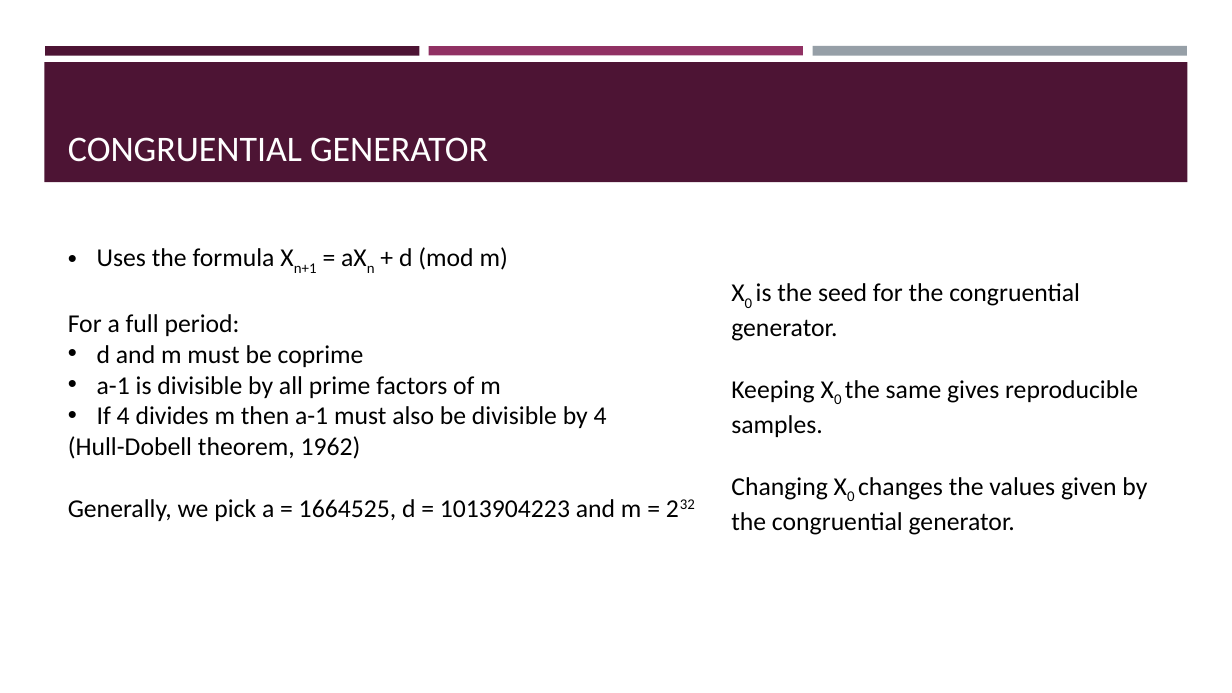
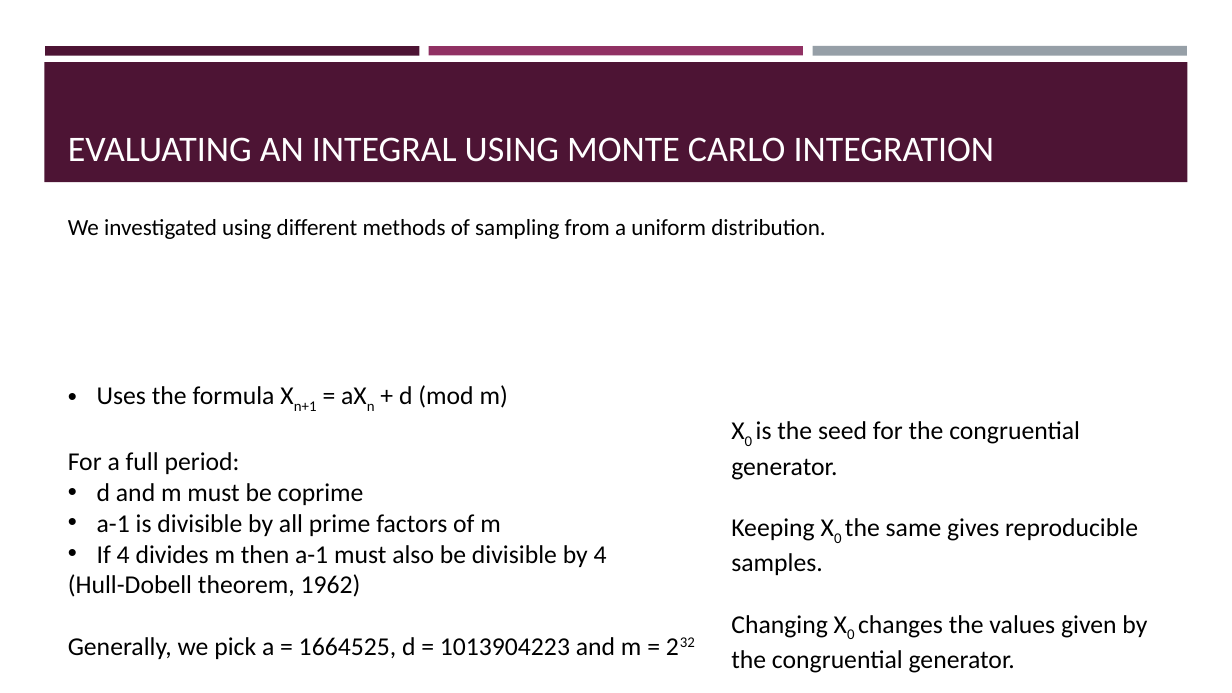
Before and after one commit to eoiniritium/jateb-course-work, a slide deck: slide 9 of presentation.pptx (slide 6 before the commit). Drawn at 1232x693 pixels with LibreOffice and Linux fonts; fonts in the diff are those of the drawing. Boxes give left, top, right and bottom in pixels: in the first picture for what was removed or moved away, otherwise in the second. Text is boxed around its words. In the diff, an @@ line names an element or a change of style, - is before the commit and + after.

Commit message:
changes

```diff
--- a/presentation.pptx
+++ b/presentation.pptx
@@ title at (68,137,994,162): text changed @@
-CONGRUENTIAL GENERATOR
+EVALUATING AN INTEGRAL USING MONTE CARLO INTEGRATION
@@ text added at (68,219,825,239), 18 pt, text #000000 @@
+We investigated using different methods of sampling from a uniform distribution.
@@ text "Uses the formula Xn+1 = ...": place and size @@
-text "Uses the formula Xn+1 = ..." at (68,247,641,521)
+text "Uses the formula Xn+1 = ..." at (68,385,641,659)
@@ text "X0 is the seed for ...": place and size @@
-text "X0 is the seed for ..." at (731,283,1147,535)
+text "X0 is the seed for ..." at (731,421,1147,673)
```
Also in this commit, not shown: 1 other slide changed, 3 slides added.
